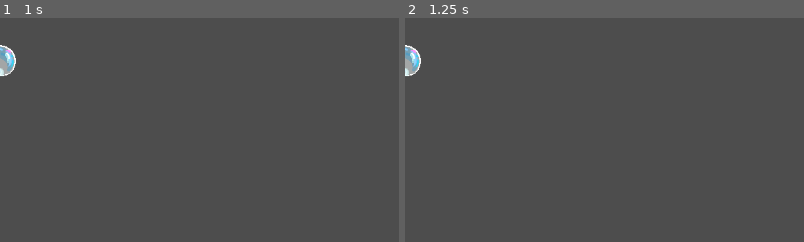
Above: before the commit, frames 1-2 (left to right).
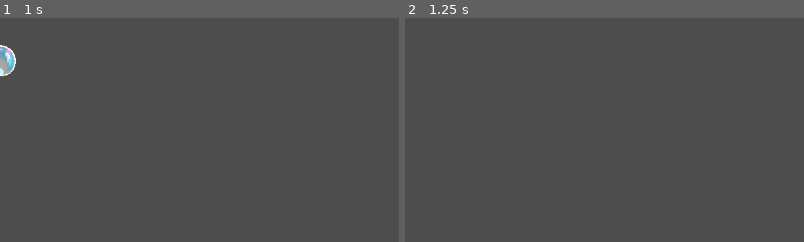
Above: after the commit, the same moments.

Repository: DangerousDaniel/Bubble-Drop-Godot-4
Game: Godot game, scene res://Player/bubble_platform.tscn
The game is run twice, just before and just after one commit, with the same random seed, the same clock (stepped at 60 frames per second) and the same inputs. This scene is started directly instead of the project's main scene.
Inputs (mouse positions are % of the whole screen's width and height, from its top left):
- Up to frame 1 (1 s): tap Enter at 0.5 s; move the mouse to (72, 45) at 0.52 s; hold D (MoveRight) from 0.53 s (still down); click (72, 45) at 0.6 s; tap Space (Jump) at 0.77 s
- Up to frame 2 (1.25 s): keep holding D (MoveRight)
The pictures show only the part of the screen within x 0-50%, y 0-50%; the shares and areas given below are measured in that part.

Frame 1 is identical in both runs. In frame 2, 0.5% of the frame differs, in the area x 0-5%, y 12-26%.

Commit message:
bubbles now destroy after timer

Diff:
--- /dev/null
+++ b/bubble-drop-godot-4/Player/bubble_platform.gd
@@ -0,0 +1,12 @@
+extends AnimatableBody2D
+
+
+# Called when the node enters the scene tree for the first time.
+func _ready() -> void:
+	await get_tree().create_timer(1).timeout
+	queue_free()
+
+
+# Called every frame. 'delta' is the elapsed time since the previous frame.
+func _process(delta: float) -> void:
+	pass
--- a/bubble-drop-godot-4/Player/bubble_platform.tscn
+++ b/bubble-drop-godot-4/Player/bubble_platform.tscn
@@ -1,6 +1,7 @@
-[gd_scene load_steps=10 format=3 uid="uid://xxlnmbq73u1f"]
+[gd_scene load_steps=11 format=3 uid="uid://xxlnmbq73u1f"]
 
 [ext_resource type="Texture2D" uid="uid://bl1j4ff1lg437" path="res://Sprites/Sprint_Sheet_Anim_64X64_Final-sheetFlipped.png" id="1_nd5dy"]
+[ext_resource type="Script" path="res://Player/bubble_platform.gd" id="1_pomux"]
 [ext_resource type="Script" path="res://Player/bubble_explosion.gd" id="2_qaeis"]
 
 [sub_resource type="AtlasTexture" id="AtlasTexture_562yl"]
@@ -47,6 +48,7 @@
 
 [node name="BubblePlatform" type="AnimatableBody2D"]
 position = Vector2(0, 62)
+script = ExtResource("1_pomux")
 
 [node name="AnimatedSprite2D" type="AnimatedSprite2D" parent="."]
 scale = Vector2(0.999, 1)
